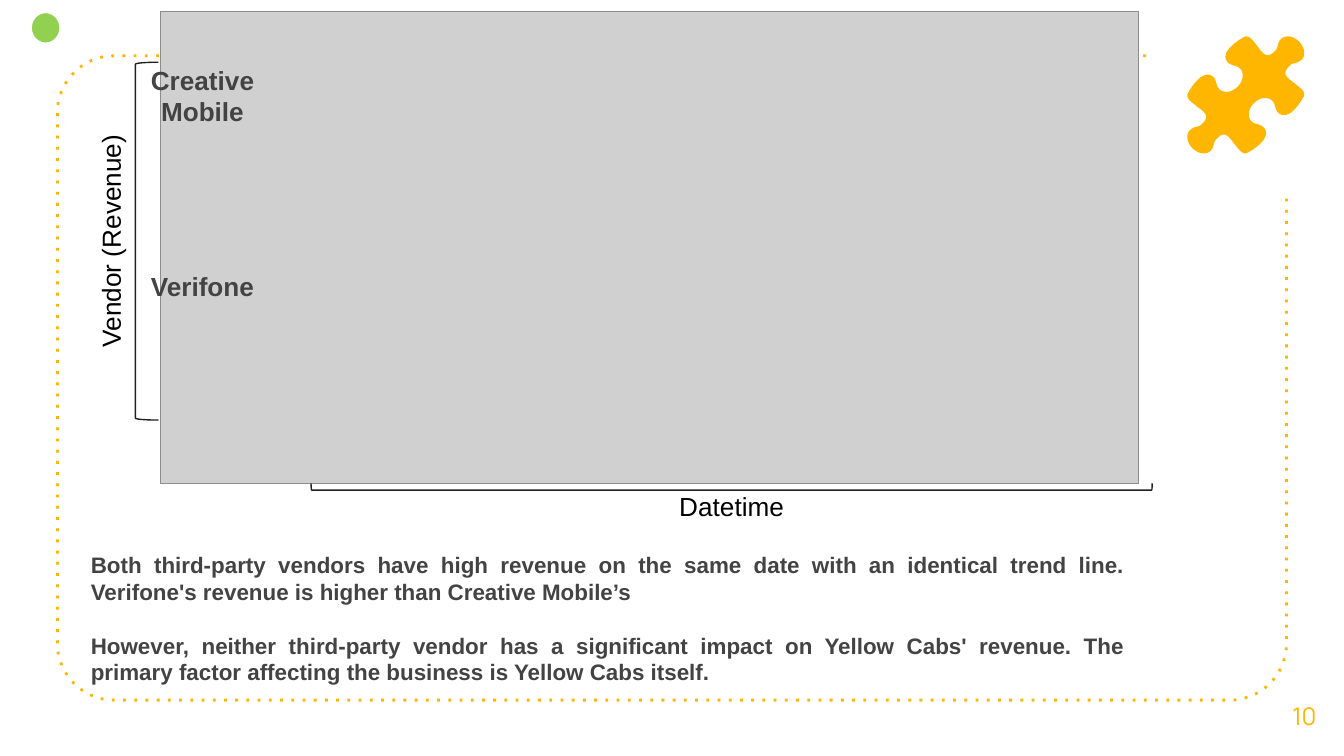
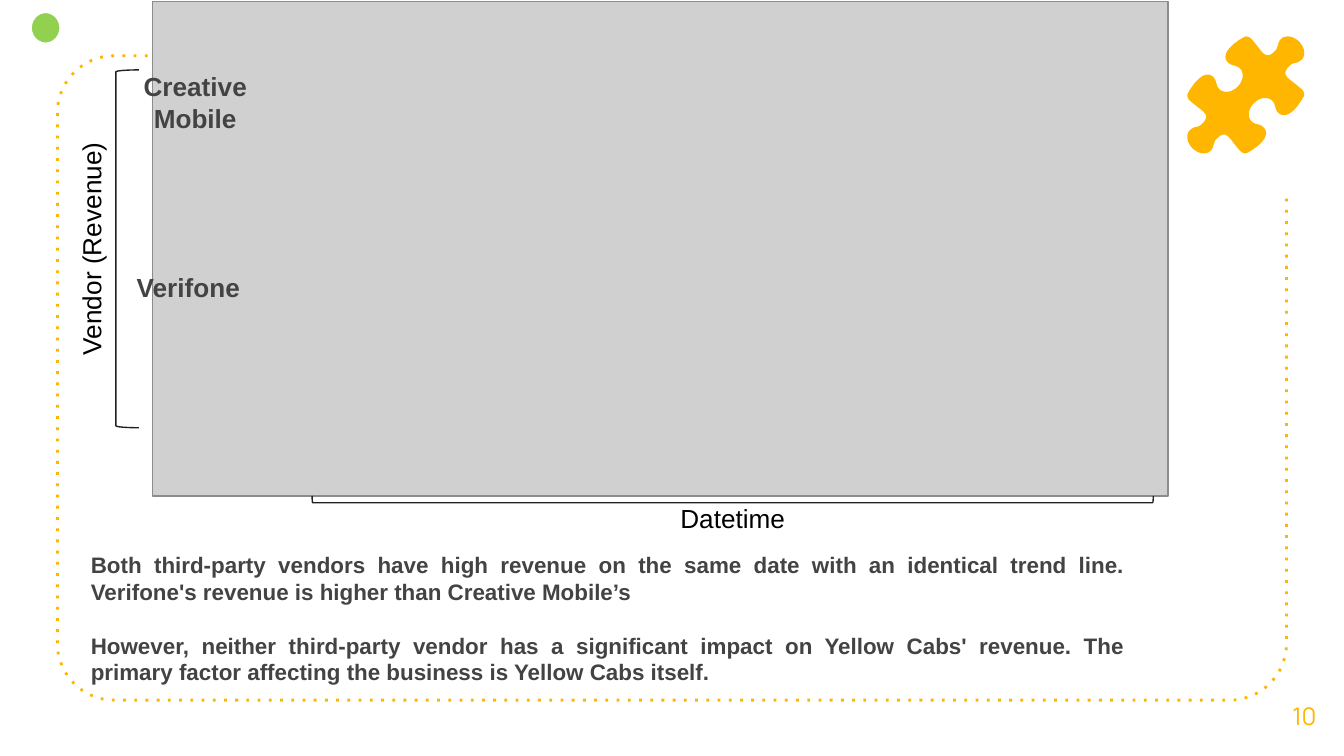
Before and after one commit to Mr-KomodoDragon/Payment-System-Analysis-of-NYC-Yellow-Taxis, a slide deck: slide 10 of Payment_NYC_Taxi_Analyst.pptx. Drawn at 1344x756 pixels with LibreOffice and Linux fonts; fonts in the diff are those of the drawing; grey boxes stand for pictures. Boxes give left, top, right and bottom in pixels: in the first picture for what was removed or moved away, otherwise in the second. Text is boxed around its words. In the diff, an @@ line names an element or a change of style, - is before the commit and + after.

```diff
--- a/Payment_NYC_Taxi_Analyst.pptx
+++ b/Payment_NYC_Taxi_Analyst.pptx
@@ picture: place and size @@
-picture at [160,11,1138,482]
+picture at [153,1,1168,496]
@@ text "Vendor (Revenue)": place and size @@
-text "Vendor (Revenue)" at [97,147,126,345]
+text "Vendor (Revenue)" at [78,154,107,353]
@@ left bracket: place and size @@
-left bracket at [136,62,159,419]
+left bracket at [116,70,138,427]
@@ text "Creative Mobile": place and size @@
-text "Creative Mobile" at [151,69,254,121]
+text "Creative Mobile" at [144,75,247,128]
@@ text "Verifone": place and size @@
-text "Verifone" at [151,275,254,302]
+text "Verifone" at [137,276,240,303]
@@ left bracket: place and size @@
-left bracket at [311,483,1152,490]
+left bracket at [312,497,1154,503]
@@ text "Datetime": place and size @@
-text "Datetime" at [679,497,784,517]
+text "Datetime" at [680,509,785,529]
```
Also in this commit, not shown: 5 other slides changed.
